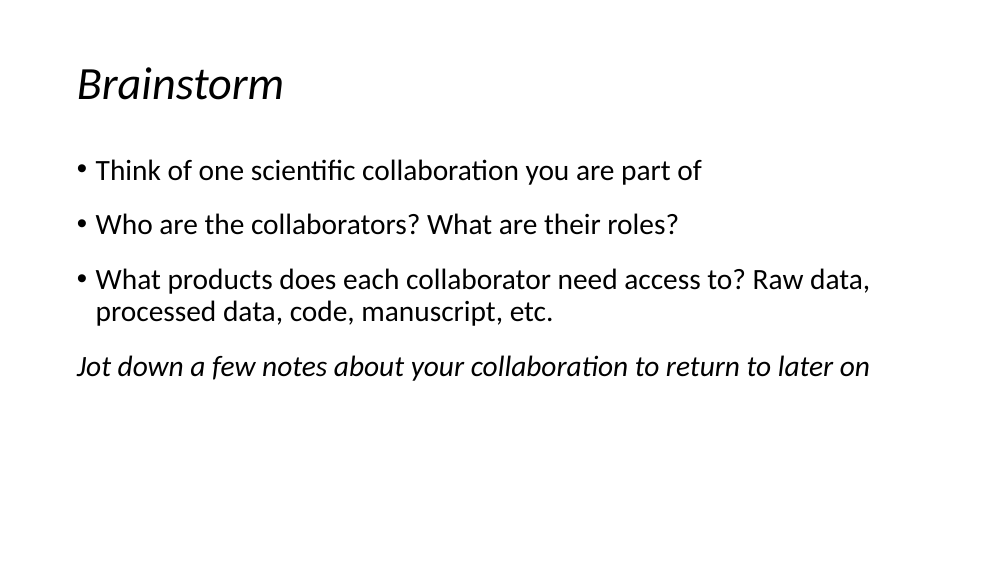
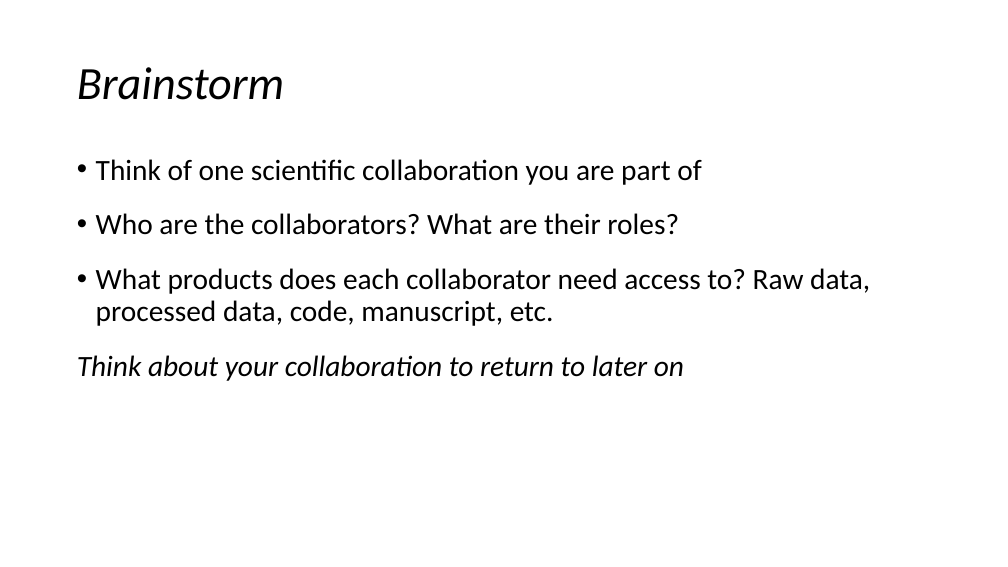
Before and after one commit to UO-Data-Science/NetNeuro2024, a slide deck: slide 3 of docs/slides/CollaborationToolsCodeManagement.pptx. Drawn at 1008x567 pixels with LibreOffice and Linux fonts; fonts in the diff are those of the drawing. Boxes give left, top, right and bottom in pixels: in the first picture for what was removed or moved away, otherwise in the second. Text is boxed around its words. In the diff, an @@ line names an element or a change of style, - is before the commit and + after.

```diff
--- a/docs/slides/CollaborationToolsCodeManagement.pptx
+++ b/docs/slides/CollaborationToolsCodeManagement.pptx
@@ text at box(77, 355, 684, 381): text changed @@
-Jot down a few notes about your collaboration to return to later on
+Think about your collaboration to return to later on
```
Also in this commit, not shown: 3 other slides changed, 1 other file.
